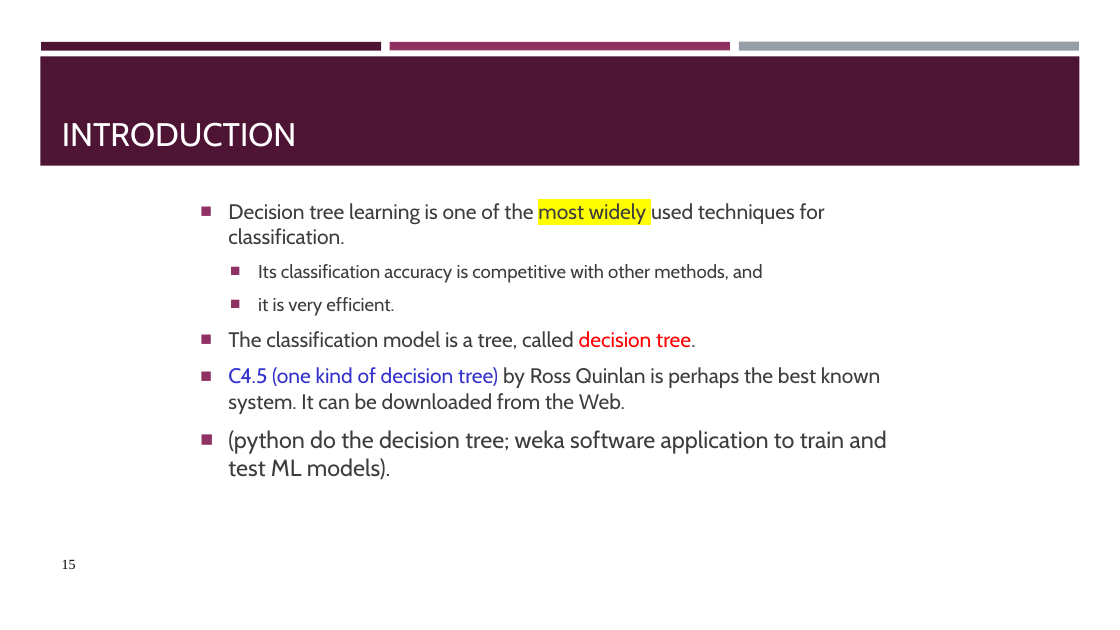
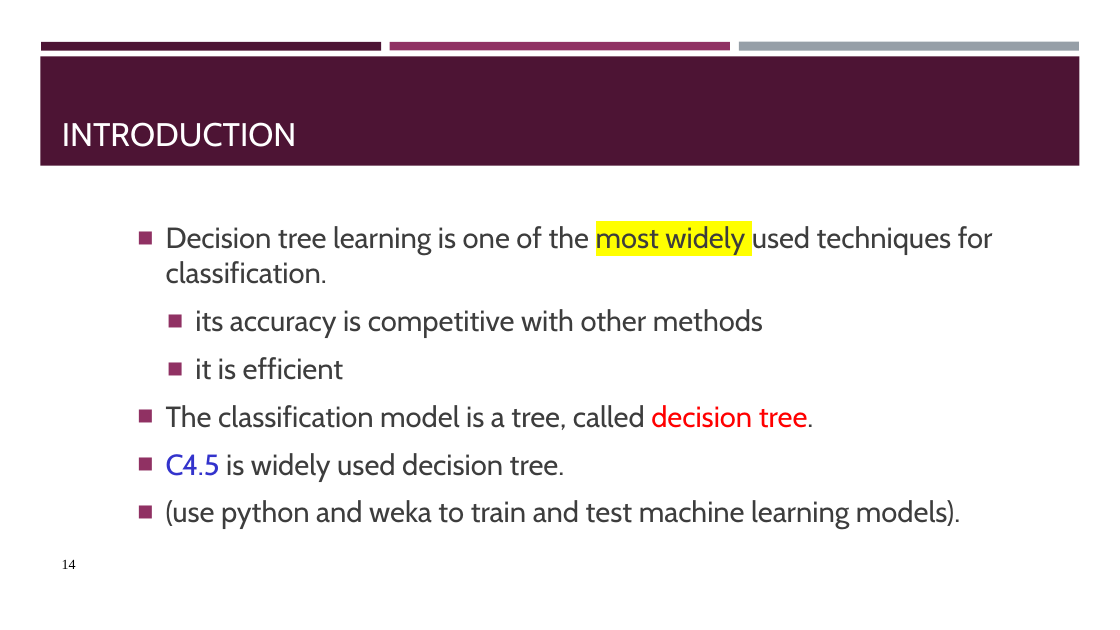
Before and after one commit to BeiyuLinCS/beiyulin.github.io, a slide deck: slide 14 of teach/spring_21/behavior_modeling/week6_supervised.pptx (slide 15 before the commit). Drawn at 1120x630 pixels with LibreOffice and Linux fonts; fonts in the diff are those of the drawing. Boxes give left, top, right and bottom in pixels: in the first picture for what was removed or moved away, otherwise in the second. Text is boxed around its words. In the diff, an @@ line names an element or a change of style, - is before the commit and + after.

```diff
--- a/teach/spring_21/behavior_modeling/week6_supervised.pptx
+++ b/teach/spring_21/behavior_modeling/week6_supervised.pptx
@@ text "Decision tree learning is one ...": place and size @@
-text "Decision tree learning is one ..." at bbox=[228, 203, 887, 479]
+text "Decision tree learning is one ..." at bbox=[166, 226, 993, 529]
@@ text at bbox=[166, 226, 993, 430]: size 18 to 25 pt in "Decision tree learning is one of the ...", "The classification model is a tree, called ..."; more space between paragraphs @@
@@ text at bbox=[195, 309, 763, 380]: text changed; size 16 to 25 pt @@
-  ■ Its classification accuracy is competitive with other methods, and
-  ■ it is very efficient.
+  ■ its accuracy is competitive with other methods
+  ■ it is efficient
@@ text at bbox=[166, 453, 960, 529]: text changed; size 18 to 25 pt @@
-■ C4.5 (one kind of decision tree) by Ross Quinlan is perhaps the best known system. It can be downloaded from the Web.
-■ (python do the decision tree; weka software application to train and test ML models).
+■ C4.5 is widely used decision tree.
+■ (use python and weka to train and test machine learning models).
@@ page number at bbox=[62, 559, 76, 569]: text changed @@
-15
+14
```
Also in this commit, not shown: 25 other slides changed, 1 slide added, 31 slides removed, 4 other files.
